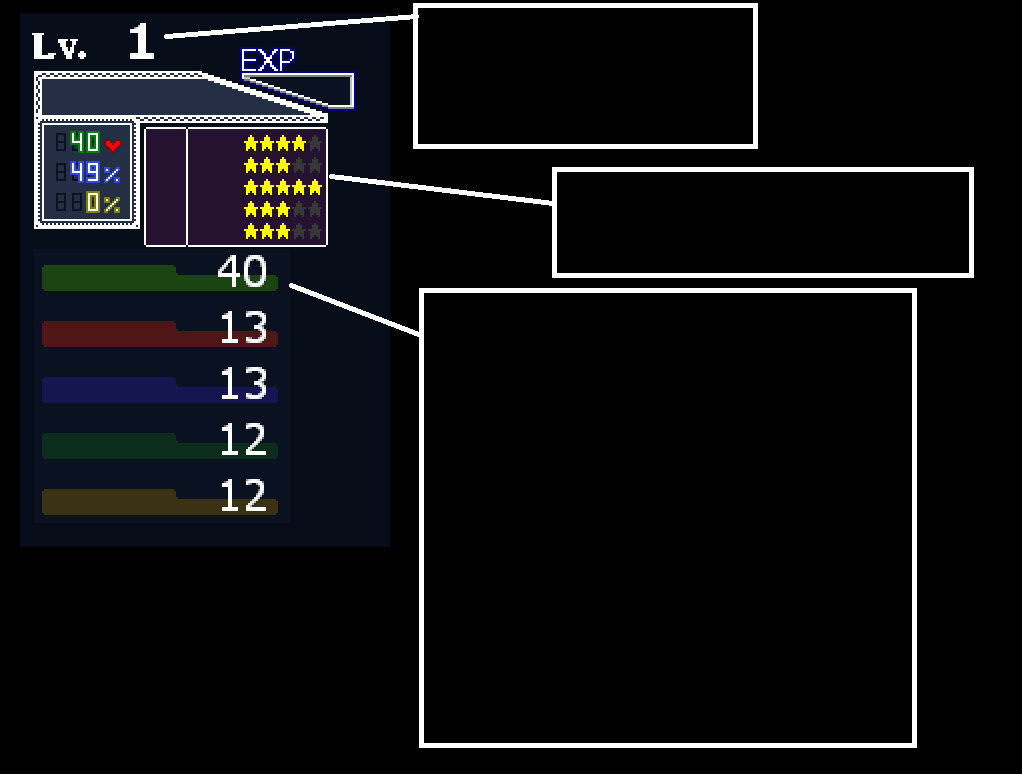
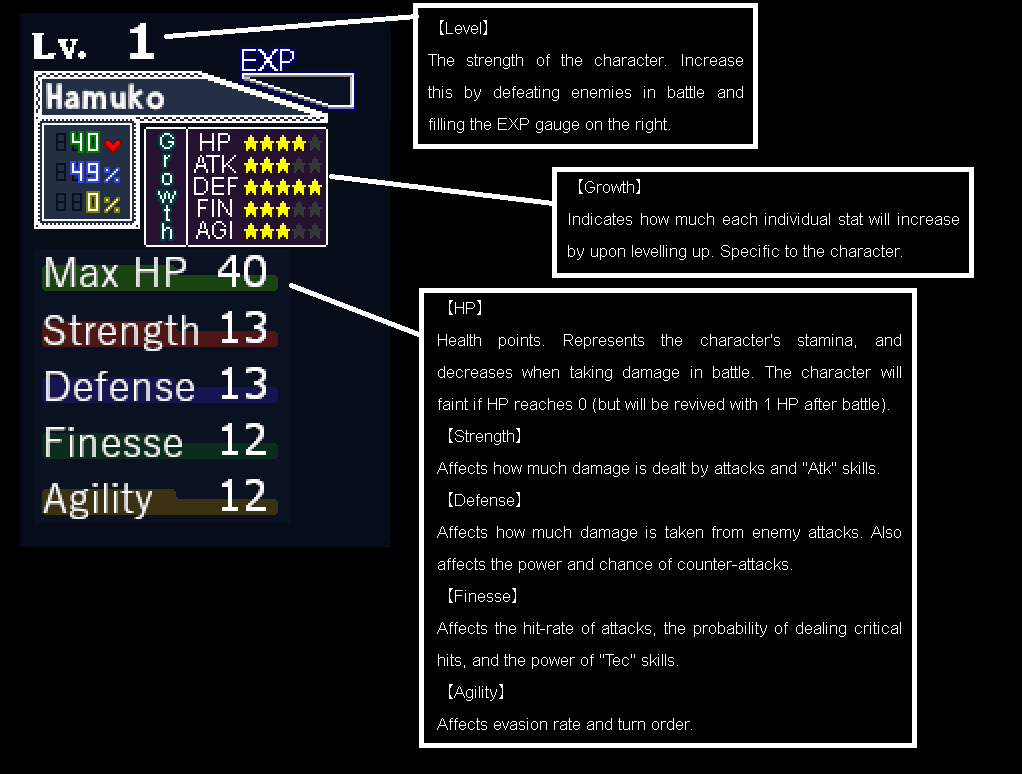
Revision of a layered 1022x774 image; what changed, layer by layer:
added layer "Hud" above "【Level】 ..." over 42, 33, 391, 547
added layer "【Level】 ..." above "【Growth】 ..." over 428, 20, 743, 133
added layer "【Growth】 ..." above "【HP】 ..." over 568, 179, 959, 260
added layer "【HP】 ..." above "JP" over 437, 300, 901, 730
